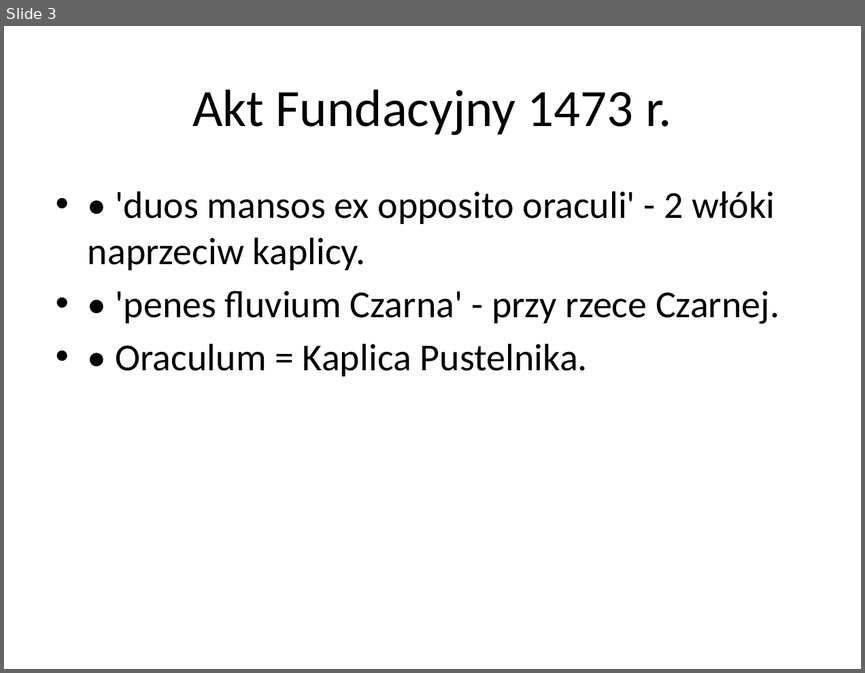
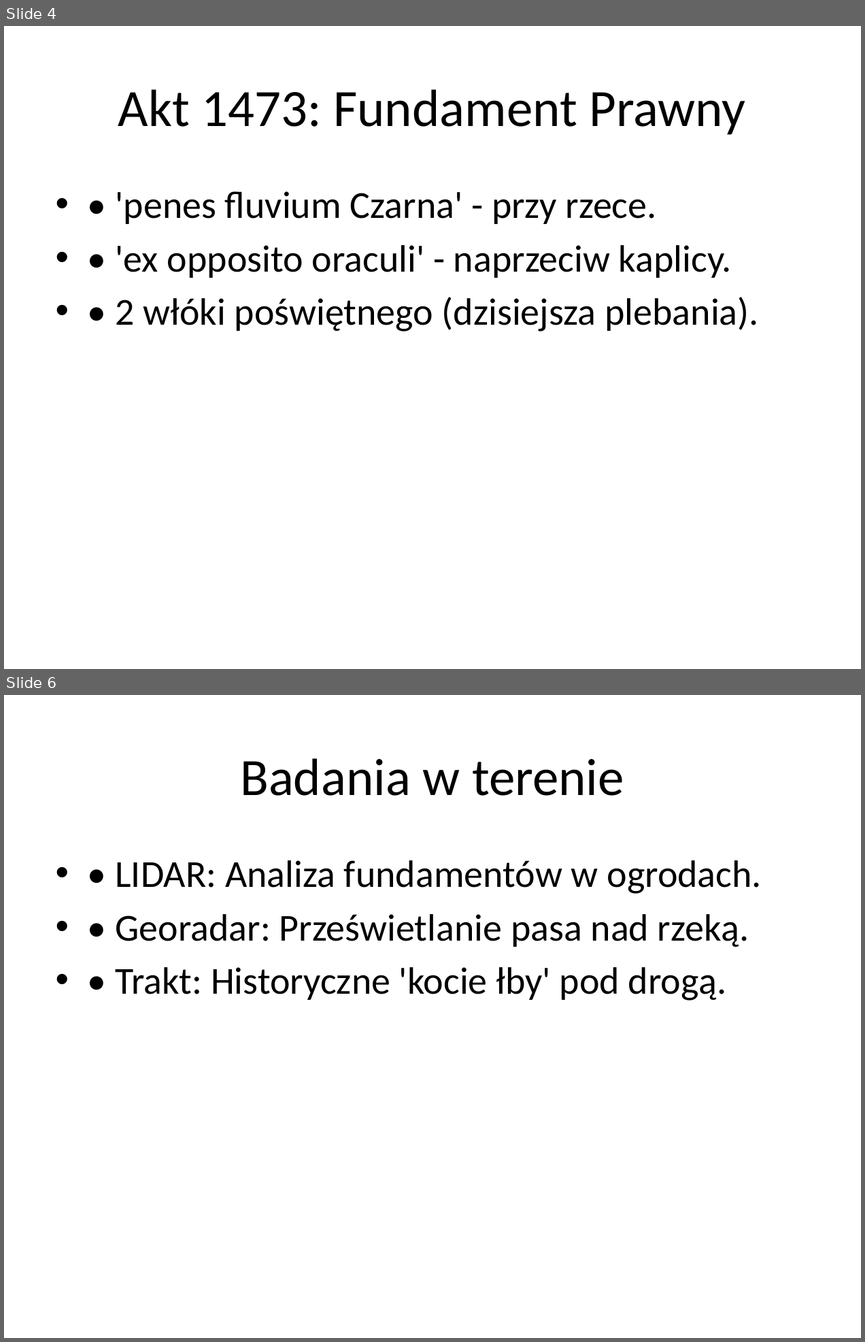
Before and after one commit to lindi2k23-eng/pustel, a slide deck: Analiza_Historyczno-Badawcza_Najnowszego Pustelnika170520266.pptx. Shown one above the other, each under a label of ours: slide 3 before the commit, slides 4 and 6 after it; the slides between them are not shown. The pictures are 865x673 and 865x1342 pixels, drawn with LibreOffice and Linux fonts; fonts in the diff are those of the drawing. Boxes give left, top, right and bottom in pixels: in the first picture for what was removed or moved away, otherwise in the second. Text is boxed around its words. In the diff, an @@ line names an element or a change of style, - is before the commit and + after.

```diff
--- a/Analiza_Historyczno-Badawcza_Najnowszego Pustelnika170520266.pptx
+++ b/Analiza_Historyczno-Badawcza_Najnowszego Pustelnika170520266.pptx
@@ slide 6 added at box(4, 695, 861, 1338), background #FFFFFF @@
@@ title added at box(240, 758, 624, 796), 44 pt, text #000000 @@
+Badania w terenie
@@ text added at box(115, 860, 762, 1000), 32 pt, text #000000 @@
+• • LIDAR: Analiza fundamentów w ogrodach.
+• • Georadar: Prześwietlanie pasa nad rzeką.
+• • Trakt: Historyczne 'kocie łby' pod drogą.
@@ what was slide 3 is now slide 4 @@
@@ slide 4 changed as well @@
@@ title at box(118, 89, 745, 135): text changed @@
-Akt Fundacyjny 1473 r.
+Akt 1473: Fundament Prawny
@@ text at box(115, 191, 758, 331): text changed @@
-• • 'duos mansos ex opposito oraculi' - 2 włóki naprzeciw kaplicy.
-• • 'penes fluvium Czarna' - przy rzece Czarnej.
-• • Oraculum = Kaplica Pustelnika.
+• • 'penes fluvium Czarna' - przy rzece.
+• • 'ex opposito oraculi' - naprzeciw kaplicy.
+• • 2 włóki poświętnego (dzisiejsza plebania).
```
Also in this commit, not shown: 2 other slides changed, 2 other slides added, 2 slides removed, 2 other files.
